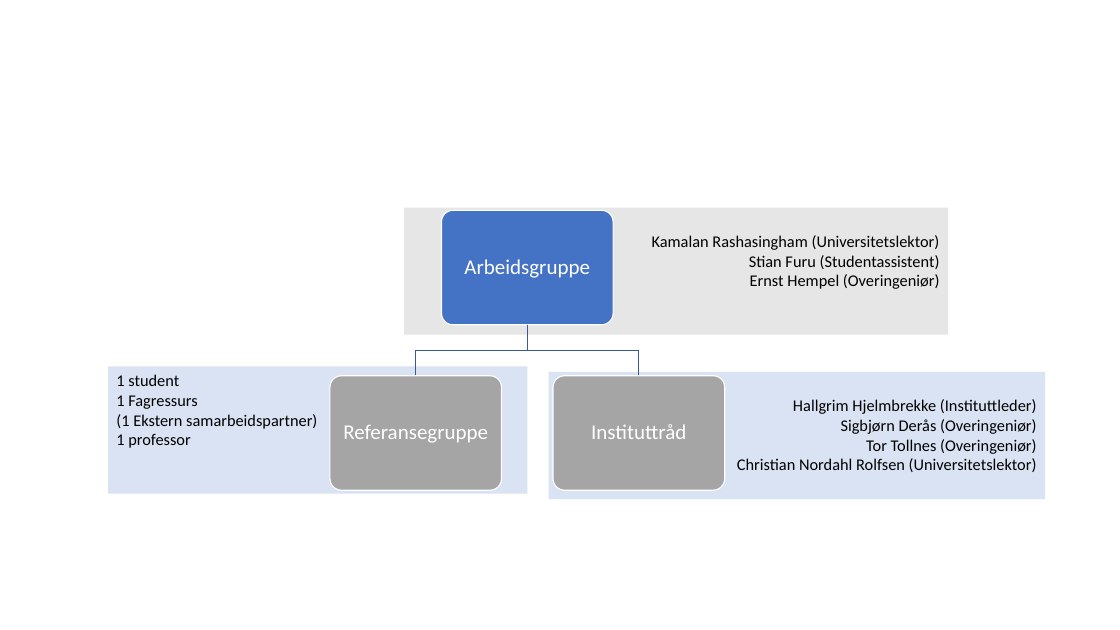
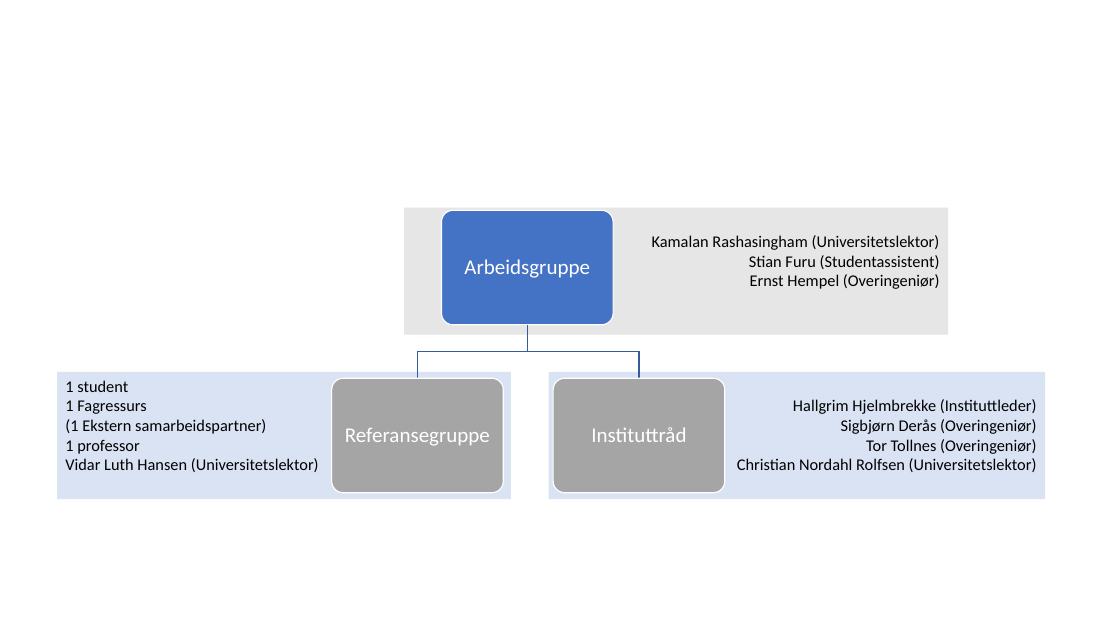
Before and after one commit to stianfuru/DIKU, a slide deck: slide 1 of Pilot2_organisering av prosjektteamet.pptx. Drawn at 1120x630 pixels with LibreOffice and Linux fonts; fonts in the diff are those of the drawing. Boxes give left, top, right and bottom in pixels: in the first picture for what was removed or moved away, otherwise in the second. Text is boxed around its words. In the diff, an @@ line names an element or a change of style, - is before the commit and + after.

```diff
--- a/Pilot2_organisering av prosjektteamet.pptx
+++ b/Pilot2_organisering av prosjektteamet.pptx
@@ freeform shape at <box>418,325,528,379</box>: outline redrawn @@
@@ freeform shape at <box>528,325,639,379</box>: outline redrawn @@
@@ rectangle "1 student": place and size @@
-rectangle "1 student" at <box>108,366,528,493</box>
+rectangle "1 student" at <box>57,372,511,499</box>
@@ text in rectangle at <box>65,458,319,472</box>: paragraph added @@
+Vidar Luth Hansen (Universitetslektor)
```
Also in this commit, not shown: 2 other files.
